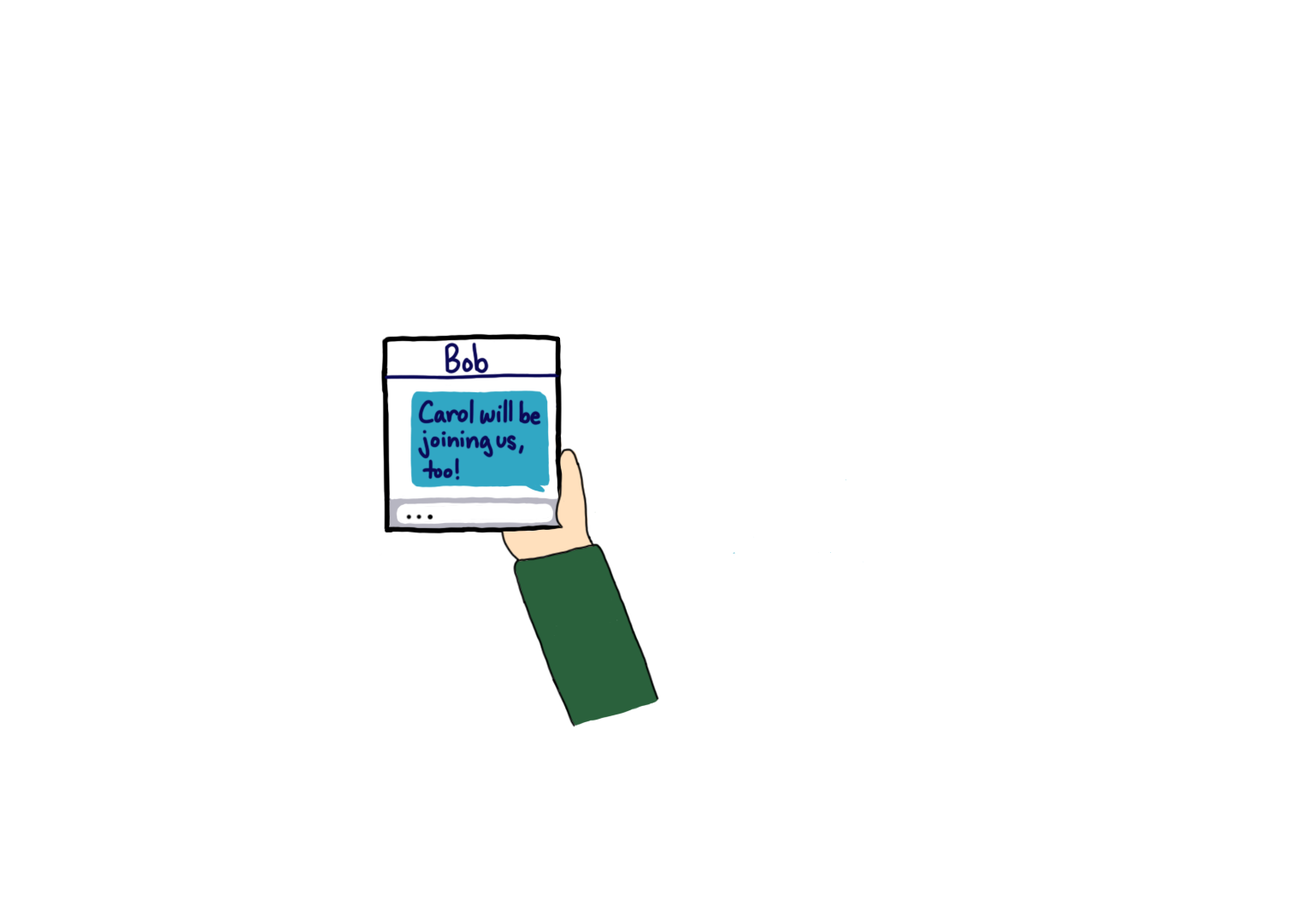
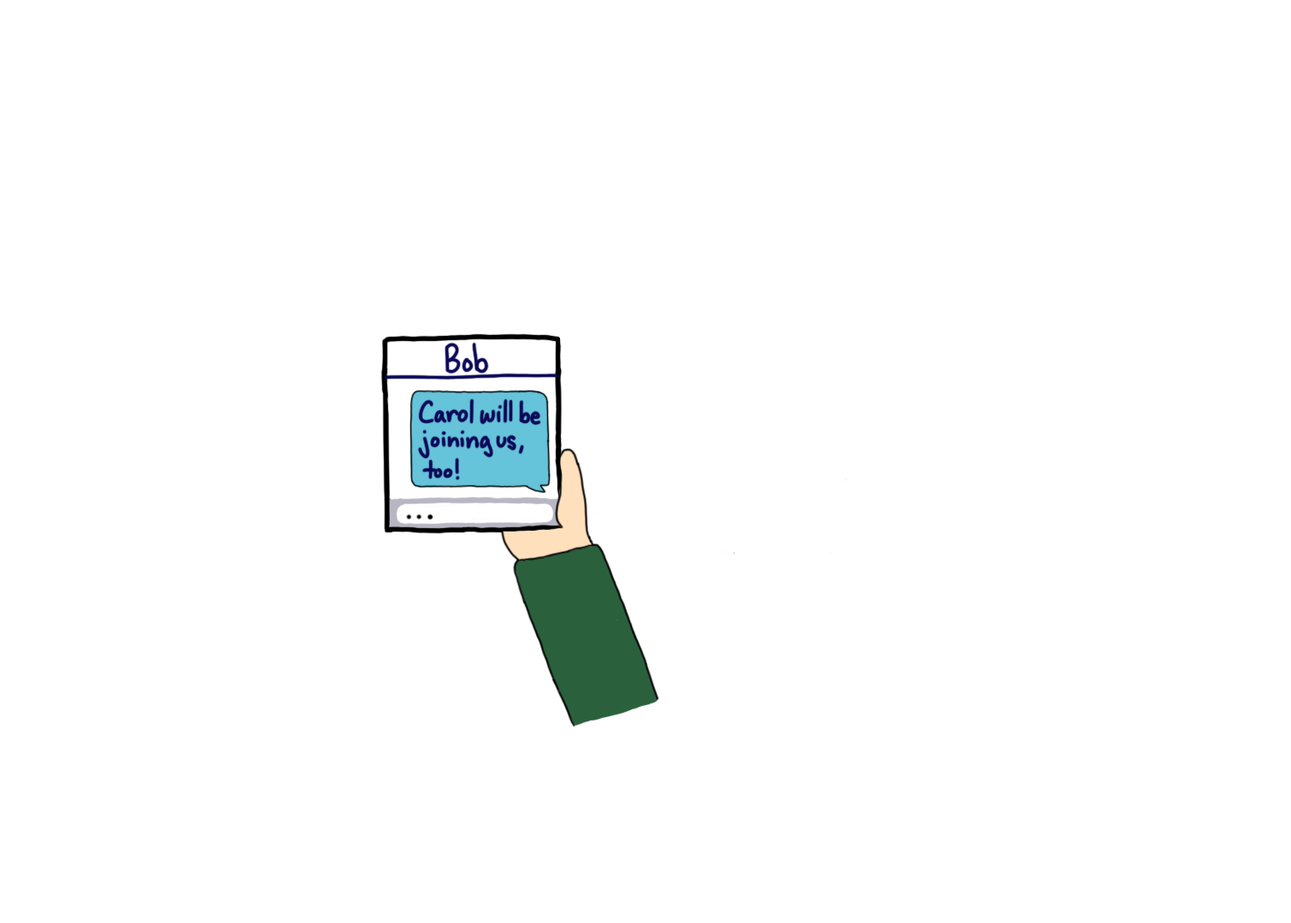
The second 1291 × 923 image is a revision of the first. Changes to its layers:
painted on "Layer 7" over (409, 389, 551, 495)
